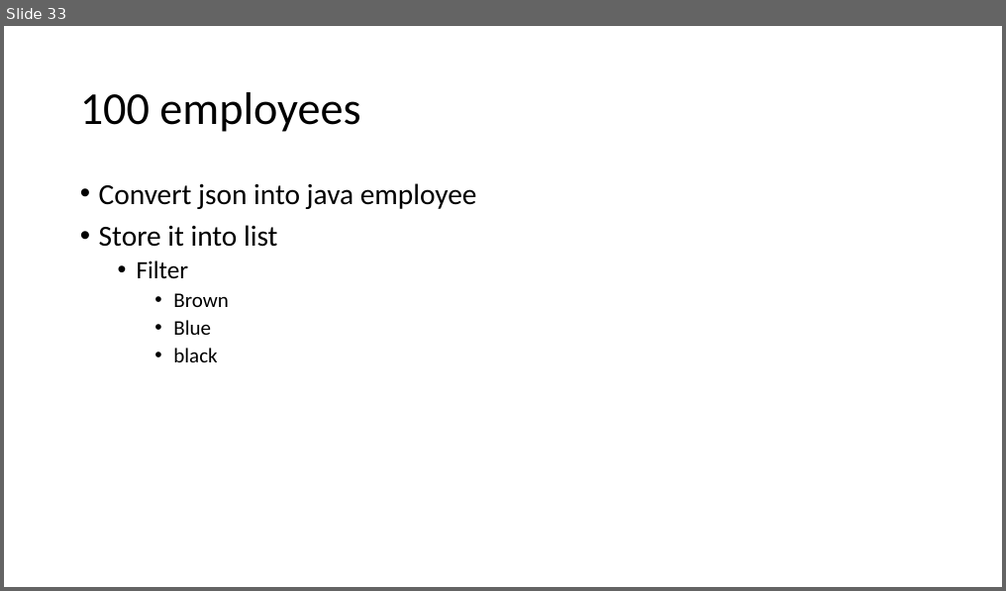
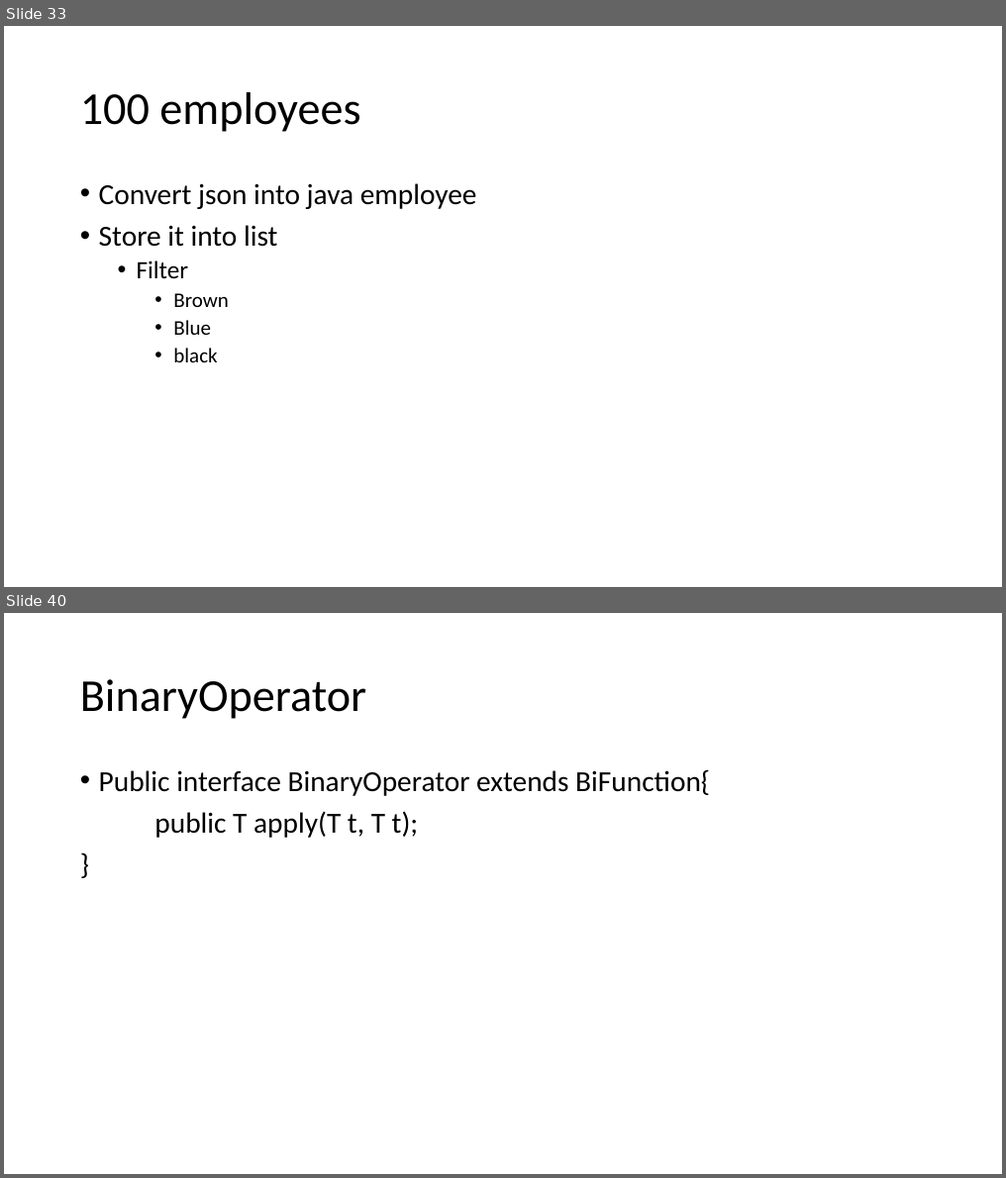
Before and after one commit to caprepo/java8, a slide deck: Java8.pptx. Shown one above the other, each under a label of ours: slide 33 before the commit, slides 33 and 40 after it; the slides between them are not shown. The pictures are 1006x591 and 1006x1178 pixels, drawn with LibreOffice and Linux fonts; fonts in the diff are those of the drawing. Boxes give left, top, right and bottom in pixels: in the first picture for what was removed or moved away, otherwise in the second. Text is boxed around its words. In the diff, an @@ line names an element or a change of style, - is before the commit and + after.

```diff
--- a/Java8.pptx
+++ b/Java8.pptx
@@ slide 40 added at bbox=[4, 613, 1002, 1174], background #FFFFFF @@
@@ title added at bbox=[80, 679, 366, 719], 44 pt, text #000000 @@
+BinaryOperator
@@ text added at bbox=[99, 769, 710, 838], 28 pt, text #000000 @@
+• Public interface BinaryOperator extends BiFunction{
+public T apply(T t, T t);
+}
```
Also in this commit, not shown: 1 slide changed, 11 other slides added, 1 other file.
